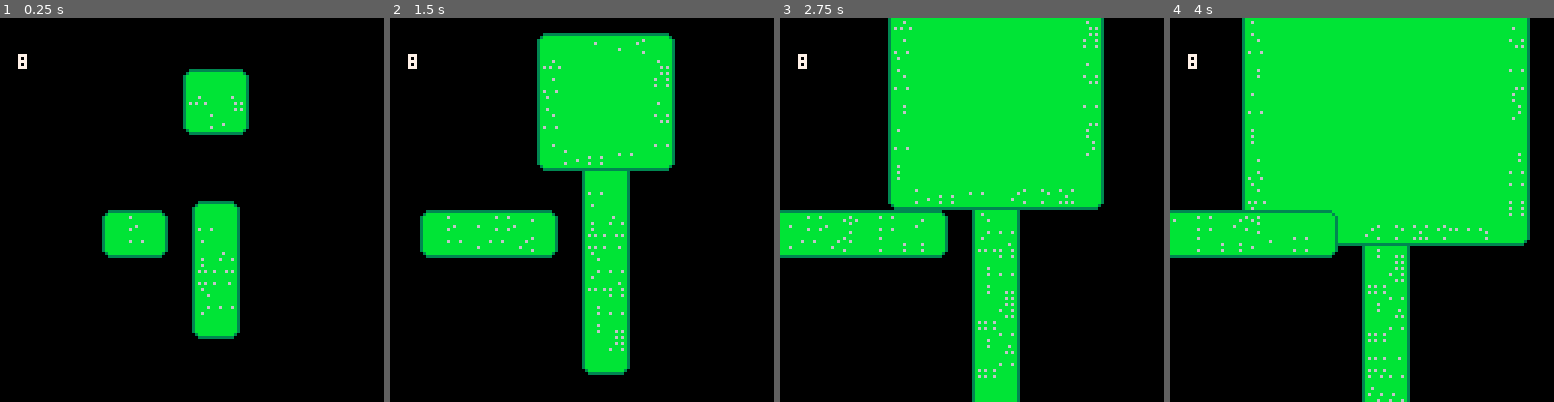
Above: before the commit, frames 1-4 (left to right).
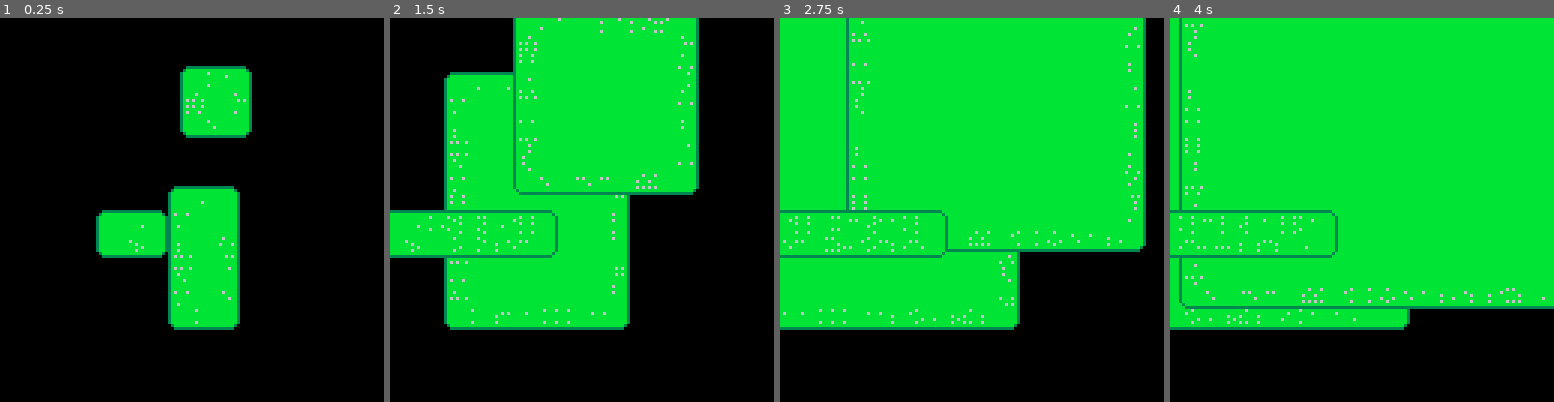
Above: after the commit, the same moments.

Repository: jondkoon/crushed
Game: PICO-8 cartridge crushed_assets.p8
Same seed, same stepped clock (60 frames per second), same inputs: the game is played once before the commit and once after it.
Inputs:
- Up to frame 1 (0.25 s): no input
- Up to frame 2 (1.5 s): no input
- Up to frame 3 (2.75 s): no input
- Up to frame 4 (4 s): no input

The runs differ from the first frame. In frame 1, 5.3% of the frame differs, in the area x 4-66%, y 9-84%; in frame 2, 28%; in frame 3, 38%, in the area x 0-96%, y 0-100%; in frame 4, 34%.

Commit message:
Add flexible multidirectional growth.

Diff:
--- a/crushed_assets.p8
+++ b/crushed_assets.p8
@@ -16,7 +16,7 @@
 }
 
 platforms = {}
-make_platform = function(x, y, w, h, appearance, behavior)
+make_platform = function(x, y, w, h, appearance, directions)
 	platform = {
 		x = x,
 		y = y,
@@ -28,7 +28,7 @@
 		sprite_height = 8,
 		counter = 1,
 		grow_delta = 2,
-		behavior = behavior,
+		directions = directions,
 		available_x_slivers = {
 			{26, 0}, -- plain
 			{26, 0}, -- plain
@@ -72,7 +72,7 @@
 		end,
 		update = function(self)
 			self.counter += 1
-			if self.counter % 3 == 0 then
+			if self.counter % 2 == 0 then
 				self:grow()
 			end
 		end,
@@ -103,8 +103,6 @@
 			local center_x1 = center_x0 + self.width - (self.corner_sprite_size * 2)
 			local center_y1 = center_y0 + self.height - (self.corner_sprite_size * 2)
 			rectfill(center_x0, center_y0, center_x1, center_y1, 11)
-
-			print(self.behavior, 6, 12, 7)
 		end,
 		get_random_x_sliver = function(self)
 			local random_sliver_index = flr(rnd(#self.available_x_slivers)) + 1
@@ -155,50 +153,35 @@
 			return self.y + self.height - 8
 		end,
 		grow = function(self)
-			if (self.behavior == behaviors.up) then
+			local grow_up = self.directions.up
+			local grow_down = self.directions.down
+			local grow_left = self.directions.left
+			local grow_right = self.directions.right
+
+			-- up and down directions
+			if (grow_up or grow_down) then
+				self.height += self.grow_delta
+
+				self:make_sliver("left")
+				self:make_sliver("right")
+			end
+			if (grow_up and grow_down) then
+				self.y -= self.grow_delta / 2
+			elseif (grow_up) then
 				self.y -= self.grow_delta
-				self.height += self.grow_delta
-
-				self:make_sliver("right")
-				self:make_sliver("left")
-			elseif (self.behavior == behaviors.down) then
-				self.height += self.grow_delta
-
-				self:make_sliver("right")
-				self:make_sliver("left")
-			elseif (self.behavior == behaviors.right) then
+			end
+
+			-- left and right directions
+			if (grow_left or grow_right) then
 				self.width += self.grow_delta
 
 				self:make_sliver("top")
 				self:make_sliver("bottom")
-			elseif (self.behavior == behaviors.left) then
+			end
+			if (grow_left and grow_right) then
+				self.x -= self.grow_delta / 2
+			elseif (grow_left) then
 				self.x -= self.grow_delta
-				self.width += self.grow_delta
-
-				self:make_sliver("top")
-				self:make_sliver("bottom")
-			elseif (self.behavior == behaviors.expand) then
-				self.x -= self.grow_delta / 2
-				self.width += self.grow_delta
-				self.y -= self.grow_delta / 2
-				self.height += self.grow_delta
-
-				self:make_sliver("top")
-				self:make_sliver("right")
-				self:make_sliver("bottom")
-				self:make_sliver("left")
-			elseif (self.behavior == behaviors.hor_stretch) then
-				self.x -= self.grow_delta / 2
-				self.width += self.grow_delta
-
-				self:make_sliver("top")
-				self:make_sliver("bottom")
-			elseif (self.behavior == behaviors.vert_stretch) then
-				self.y -= self.grow_delta / 2
-				self.height += self.grow_delta
-
-				self:make_sliver("right")
-				self:make_sliver("left")
 			end
 		end
 	}
@@ -207,9 +190,9 @@
 end
 
 function _init()
-	make_platform(64, 64, 16, 40, nil, behaviors.vert_stretch)
-	make_platform(64, 20, 16, 16, nil, behaviors.expand)
-	make_platform(40, 64, 16, 16, nil, behaviors.left)
+	make_platform(64, 64, 16, 40, nil, {up=true,down=false,left=true,right=false})
+	make_platform(64, 20, 16, 16, nil, {up=true,down=true,left=true,right=true})
+	make_platform(40, 64, 16, 16, nil, {up=false,down=false,left=true,right=false})
 
 	for platform in all(platforms) do
 		platform:init()
